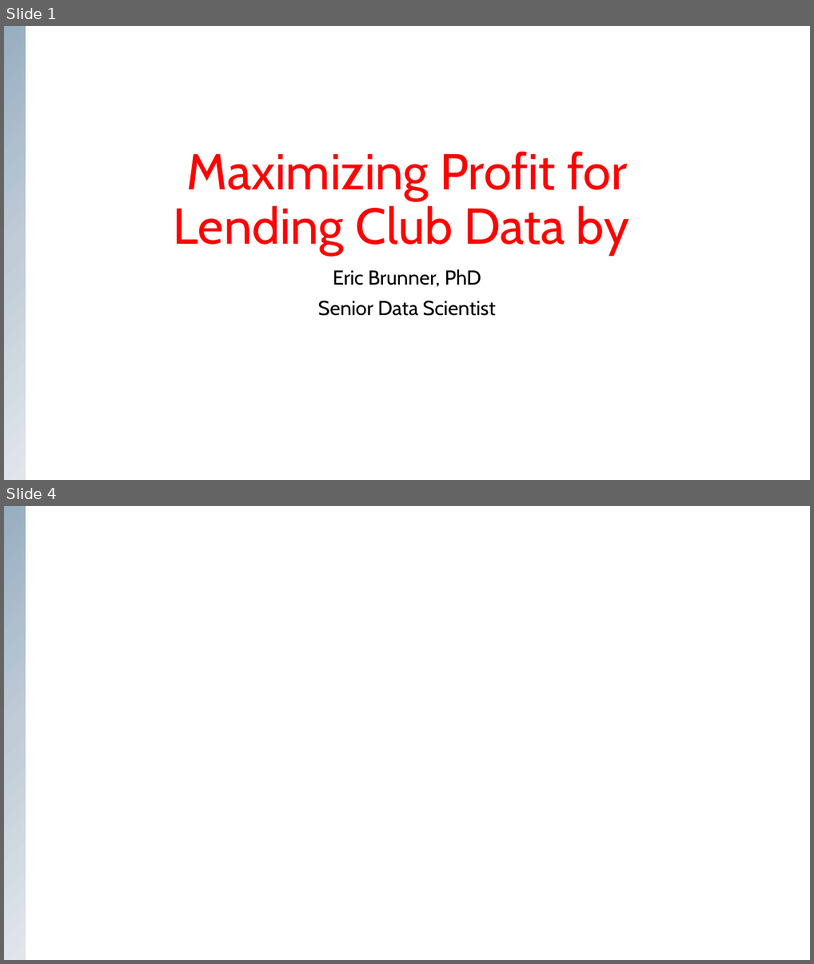
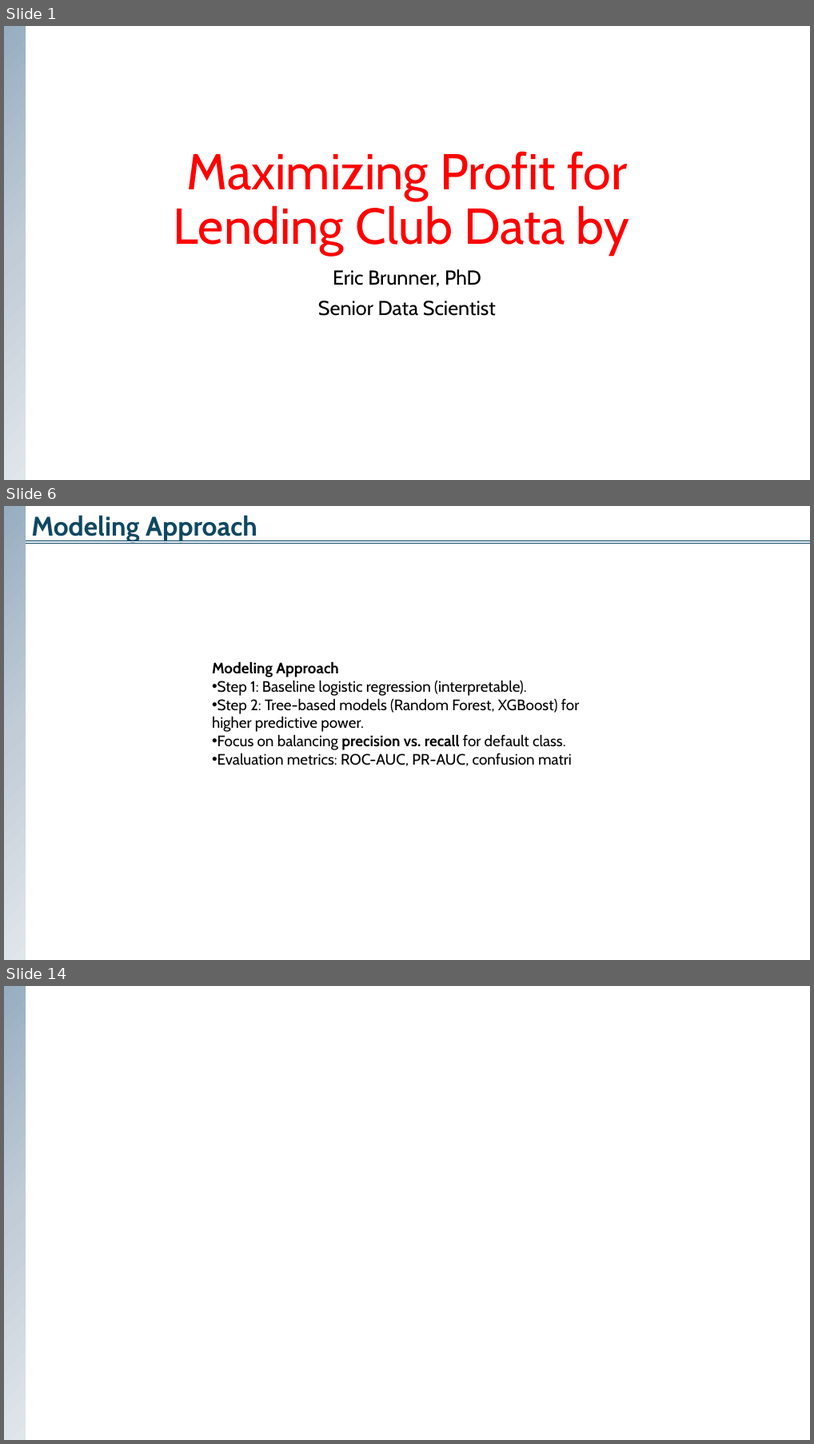
Before and after one commit to 37signals37/lending_club, a slide deck: Maximizing Profit for Lending Club.pptx. Shown one above the other, each under a label of ours: slides 1 and 4 before the commit, slides 1, 6 and 14 after it; the slides between them are not shown. The pictures are 814x964 and 814x1444 pixels, drawn with LibreOffice and Linux fonts; fonts in the diff are those of the drawing. Boxes give left, top, right and bottom in pixels: in the first picture for what was removed or moved away, otherwise in the second. Text is boxed around its words. In the diff, an @@ line names an element or a change of style, - is before the commit and + after.

```diff
--- a/Maximizing Profit for Lending Club.pptx
+++ b/Maximizing Profit for Lending Club.pptx
@@ slide 6 added at bbox=[4, 506, 810, 960], background #FFFFFF @@
@@ group added at bbox=[4, 506, 810, 960]: 3 lines, 1 text, 1 rectangle @@
+Modeling Approach
@@ text added at bbox=[212, 661, 580, 766], 18 pt, text #000000 @@
+Modeling Approach
+• Step 1: Baseline logistic regression (interpretable).
+• Step 2: Tree-based models (Random Forest, XGBoost) for higher predictive power.
+• Focus on balancing precision vs. recall for default class.
+• Evaluation metrics: ROC-AUC, PR-AUC, confusion matri
@@ what was slide 4 is now slide 14 @@
```
Also in this commit, not shown: 1 slide changed, 11 other slides added, 1 slide removed, 5 other files.
